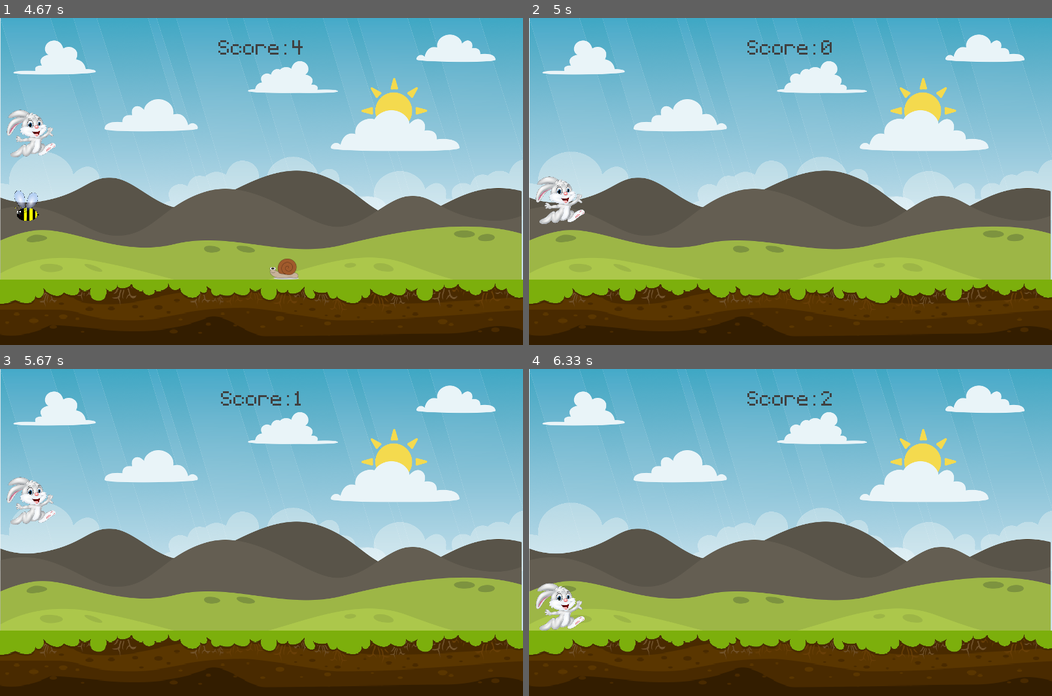
Above: before the commit, frames 1-4 (two rows, left to right).
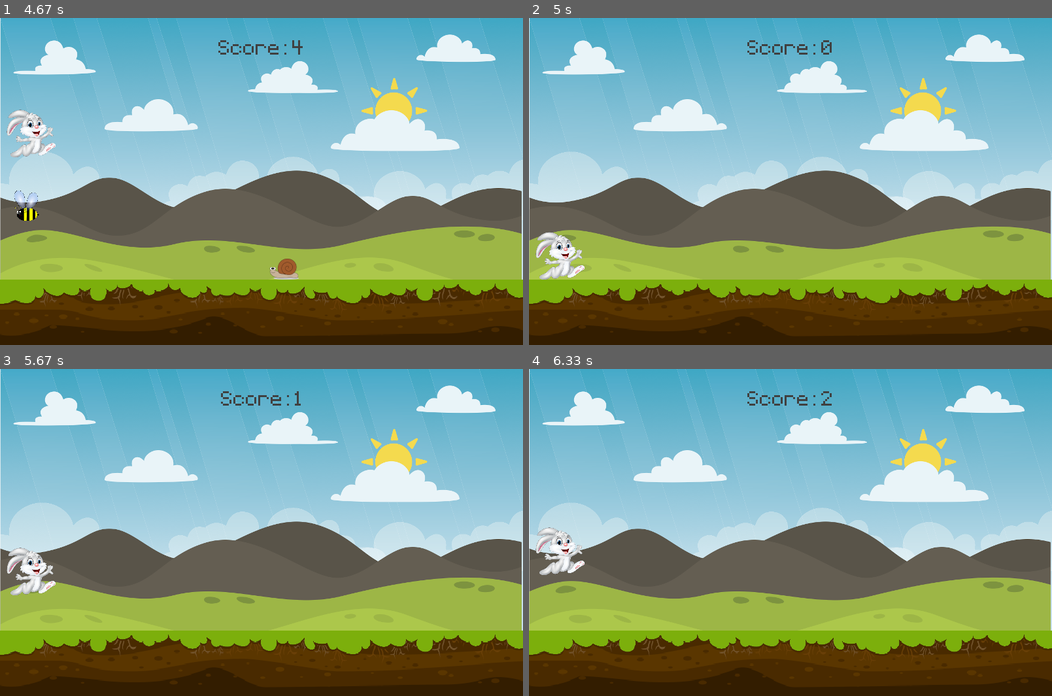
Above: after the commit, the same moments.

Repository: mkassy/pygame-intro
Game: pygame game, started from intro.py
The game is run twice, just before and just after one commit, with the same random seed, the same clock (stepped at 60 frames per second) and the same inputs.
Inputs (mouse positions are in pixels of both pictures, inside the frame that each line leads up to):
- Up to frame 1 (4.67 s): tap Space at 0.33, 2, 2.4, 2.7, 3.23, 3.53, 4.3, 4.63 s; click (31, 256) at 0.72 s
- Up to frame 2 (5 s): tap Space at 4.93 s
- Up to frame 3 (5.67 s): tap Space at 5.07, 5.47 s
- Up to frame 4 (6.33 s): tap Space at 5.77 s

Frame 1 is identical in both runs. In frame 2, 1.5% of the frame differs, in the area x 1-11%, y 48-80%; in frame 3, 1.5%, in the area x 1-11%, y 33-70%; in frame 4, 1.5%.

Commit message:
Added restart game positions.

Diff:
--- a/intro.py
+++ b/intro.py
@@ -28,9 +28,6 @@
             if player.colliderect(obstacle_rect): return False
     return True
 
-
-
-
 pygame.init()
 screen = pygame.display.set_mode((800,500))
 # screen_rect = screen.get_rect()
@@ -58,7 +55,7 @@
 
 player_surf = pygame.image.load('graphics/cute_bunny.png').convert_alpha()
 player_surf = pygame.transform.rotozoom(player_surf,0,0.15)
-player_rect = player_surf.get_rect(midbottom = (40,400))
+player_rect = player_surf.get_rect(midbottom = (80,400))
 player_gravity = 0
 
 # Intro screen
@@ -141,7 +138,9 @@
     else:
         screen.fill((94,129,162))
         screen.blit(player_stand,player_stand_rect)
-        obstacle_rect_list.clear()
+        obstacle_rect_list.clear() # clears obstacles after game is done
+        player_rect.midbottom = (80,400) # restarts player position
+        player_gravity = 0 # restarts gravity at 0
 
         score_message = game_message_font.render(f"Your score is: {score}",False,(111,196,169))
         score_message_rect = score_message.get_rect(center = (400,420))
